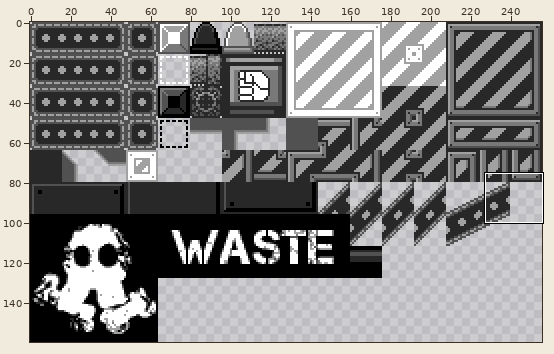
Sprite sheet: bin/assets/img/tilesets/factory.png. The picture above shows the old version from afar; the outline marks the close-up.
Close-up. Before the commit:
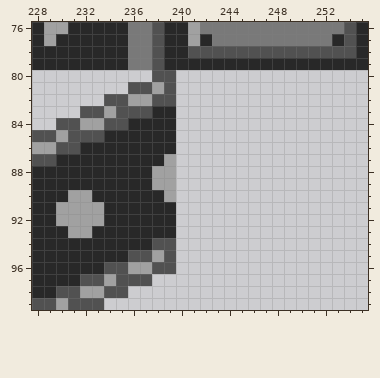
The file is 256x160 pixels. Shown: x 228..255, y 76..99.
And afterwards:
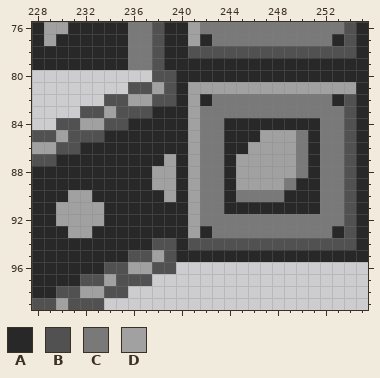
Palette (. is transparent): A #282828  B #515151  C #797979  D #a1a1a1
Difference:
y 80: x 240..255 ................ -> AAAAAAAAAAAAAAAA
y 81: x 240..255 ................ -> ADDDDDDDDDDDDDDA
y 82: x 240..255 ................ -> ADACCCCCCCCCCABA
y 83: x 240..255 ................ -> ADCCCCCCCCCCCCBA
y 84: x 240..255 ................ -> ADCCAAAAAAAACCBA
y 85: x 240..255 ................ -> ADCCAAADDDCACCBA
y 86: x 240..255 ................ -> ADCCAADDDDCACCBA
y 87..88: x 240..255 ................ -> ADCCADDDDDCACCBA
y 89: x 240..255 ................ -> ADCCADDDDCAACCBA
y 90: x 240..255 ................ -> ADCCACCCCAAACCBA
y 91: x 240..255 ................ -> ADCCAAAAAAAACCBA
y 92: x 240..255 ................ -> ADCCCCCCCCCCCCBA
y 93: x 240..255 ................ -> ADACCCCCCCCCCABA
y 94: x 240..255 ................ -> ABBBBBBBBBBBBBBA
y 95: x 240..255 ................ -> AAAAAAAAAAAAAAAA
